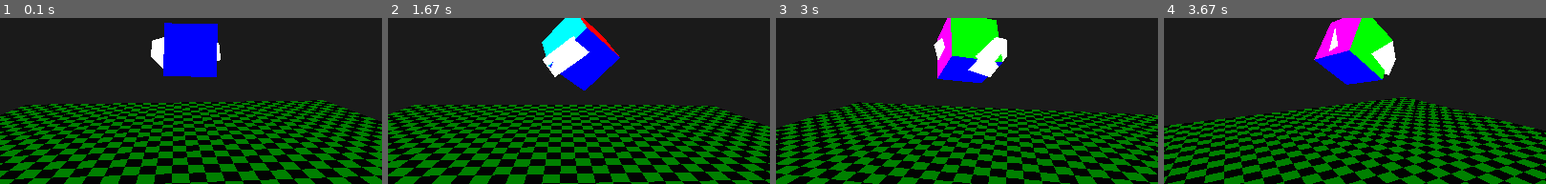
Above: before the commit, frames 1-4 (left to right).
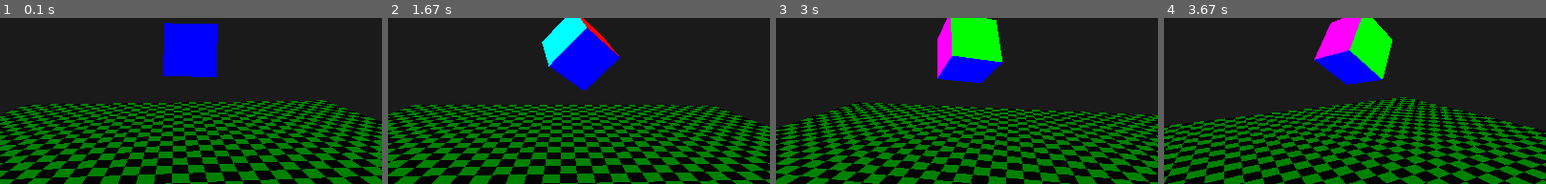
Above: after the commit, the same moments.

Repository: Oshota501/Pygame_Prog
Game: pygame game, started from main.py
Same seed, same stepped clock (60 frames per second), same inputs: the game is played once before the commit and once after it.
Inputs:
- Up to frame 1 (0.1 s): no input
- Up to frame 2 (1.67 s): no input
- Up to frame 3 (3 s): no input
- Up to frame 4 (3.67 s): no input
The pictures show only the part of the screen within x 25-75%, y 5-54%; the shares and areas given below are measured in that part.

The runs differ from the first frame. In frame 1, 0.6% of the frame differs, in the area x 39-58%, y 11-31%; in frame 2, 1.4%; in frame 3, 1.5%, in the area x 41-61%, y 11-36%; in frame 4, 0.9%.

Commit message:
feat : Texture material

Diff:
--- a/PyGame3d/Draw/__init__.py
+++ b/PyGame3d/Draw/__init__.py
@@ -13,7 +13,23 @@
     @abstractmethod
     def get_render_obj (self) -> tuple[moderngl.Context,moderngl.Program] | None :
         pass
-
+class TextureLike (ABC) :
+    @abstractmethod
+    def get (self) -> moderngl.Texture :
+        pass
+    @abstractmethod
+    def use(self,location:int) -> None :
+        pass
+class MaterialLike (ABC) :
+    @abstractmethod
+    def get_textures (self) -> dict[int,TextureLike] :
+        pass
+    @abstractmethod
+    def use (self) -> None :
+        pass
+    @abstractmethod
+    def add_texture (self,texture:TextureLike,location:int,uniform_name:str) :
+        pass
 class MeshLike (ABC) :
     @abstractmethod
     def render (self,transform:Transform, model_matrix=None) -> None:
@@ -21,3 +37,6 @@
     @abstractmethod
     def destroy (self) -> None:
         pass
+    @abstractmethod
+    def get_material (self) -> MaterialLike | None :
+        pass
--- a/PyGame3d/Draw/uvmesh.py
+++ b/PyGame3d/Draw/uvmesh.py
@@ -1,19 +1,139 @@
 import moderngl
+import pygame
+import numpy as np
+
 from PyGame3d.Draw.shader_container import ShaderContainerComponent
 from PyGame3d.Draw.vcolormesh import MeshLike , MeshRender
-from PyGame3d.Draw import MeshLike,MeshRender
-import numpy as np
+from PyGame3d.Draw import MaterialLike, MeshLike,MeshRender, Transform,TextureLike
+
 import PyGame3d.static as static
+import PyGame3d.matrix as matrix
+import PyGame3d.matrix.rotation as rmatrix
+
+
+def load_obj(filename:str) -> np.ndarray:
+    vertices:list[list[float]] = [] # v
+    tex_coords:list[list[float]] = [] # vt
+
+    # 最終的なGPU用の配列 (x, y, z, u, v)
+    final_data :list[float]= []
+
+    with open(filename, 'r') as file:
+        for line in file:
+            parts = line.split()
+            if not parts:
+                continue
+
+            # 頂点座標 (v x y z)
+            if parts[0] == 'v':
+                vertices.append([float(parts[1]), float(parts[2]), float(parts[3])])
+
+            # テクスチャ座標 (vt u v)
+            elif parts[0] == 'vt':
+                # v (縦方向) はOpenGLでは上下逆になることが多いので、1.0 - v したりします
+                # いったんそのまま読みます
+                tex_coords.append([float(parts[1]), float(parts[2])])
+
+            # 面情報 (f v1/vt1/vn1 ...)
+            elif parts[0] == 'f':
+                for i in range(1, 4):
+                    vals = parts[i].split('/')
+                    v_idx = int(vals[0]) - 1
+                    xyz = vertices[v_idx]
+                    if len(vals) > 1 and vals[1] != '':
+                        vt_idx = int(vals[1]) - 1
+                        uv = tex_coords[vt_idx]
+                    else:
+                        uv = [0.0, 0.0] # ダミー
+                    # 配列に追加 [x, y, z, u, v]
+                    final_data.extend(xyz)
+                    final_data.extend(uv)
+
+    return np.array(final_data, dtype='f4')
+
+class UVTexture (TextureLike):
+    ctx : moderngl.Context
+    texture : moderngl.Texture
+    def __init__(self, filepath:str) -> None:
+        if static.context is None :
+            raise ValueError("please execute Application.init()")
+        self.ctx = static.context
+        surface = pygame.image.load(filepath).convert()
+        surface = pygame.transform.flip(surface, False, True)
+        self.texture = self.ctx.texture(
+            size=surface.get_size(),
+            components=3, # RGBなら3, RGBAなら4
+            data=pygame.image.tobytes(surface, 'RGB')
+        )
+        self.texture.filter = (moderngl.LINEAR, moderngl.LINEAR)
+        self.texture.build_mipmaps()
+    def use(self, location):
+        self.texture.use(location=location)
+    def get(self) -> moderngl.Texture:
+        return self.texture
+
+class UVMaterial (MaterialLike):
+    program : moderngl.Program
+    textures : dict[int,TextureLike]
+    def __init__(self):
+        if static.uv_mesh is None :
+            raise ValueError("Please execute Application.init ()")
+        program = static.uv_mesh.get_program()
+        if program is None :
+            raise ValueError("Please execute Application.init ()")
+        self.program = program
+        self.textures = {} # { location_index: TextureObject } の辞書
+
+    def add_texture(self, texture:UVTexture, location:int, uniform_name:str="u_texture"):
+        """
+        テクスチャを登録する
+        texture: Textureインスタンス
+        location: 0, 1, 2...
+        uniform_name: シェーダー内の変数名 ("u_texture" など)
+        """
+        self.textures[location] = texture
+
+        if uniform_name in self.program:
+            self.program[uniform_name] = location
+
+    def use(self):
+        """描画直前に呼ぶ：登録された全テクスチャをバインドする"""
+        for loc, tex in self.textures.items():
+            tex.use(location=loc)
+    def get_textures(self) -> dict[int, TextureLike]:
+        return self.textures
+
 class UVMesh (MeshRender,MeshLike):
     ctx : moderngl.Context
     shader : ShaderContainerComponent
+    material : UVMaterial
     vbo : moderngl.Buffer
     vao : moderngl.VertexArray
-    def __init__(self ,vertices:np.ndarray) -> None:
+    def __init__(self ,material:UVMaterial, mesh_data:np.ndarray=matrix.get_i()) -> None:
         if static.context is None or static.uv_mesh is None :
             raise
         self.ctx = static.context
-        self.shader = static.uv_mesh
-        self.vbo = self.ctx.buffer(vertices.astype('f4').tobytes())
+        self.prog = material.program
+        self.vbo = self.ctx.buffer(mesh_data.astype('f4').tobytes())
         content = [(self.vbo, '3f 2f', 'in_vert', 'in_uv')]
         self.vao = self.ctx.vertex_array(self.shader, content)
+
+    def get_render_obj (self) -> tuple[moderngl.Context,moderngl.Program] | None :
+        pass
+
+    def render (self, transform:Transform,model_matrix:np.ndarray) -> None:
+        self.material.use()
+        self.shader.send_model(
+            position = matrix.create_translation(transform.position.x,transform.position.y,transform.position.z) ,
+            rotation = rmatrix.create(transform.rotation.x,transform.rotation.y,transform.rotation.z) ,
+            scale = matrix.create_scale(transform.scale.x,transform.scale.y,transform.scale.z) ,
+            model_opt = model_matrix
+        )
+        self.vao.render()
+        return
+
+    def destroy (self) -> None:
+        self.vao.release()
+        self.vbo.release()
+    def get_material(self) -> MaterialLike | None:
+        return self.material
--- a/PyGame3d/Draw/vcolormesh.py
+++ b/PyGame3d/Draw/vcolormesh.py
@@ -2,7 +2,7 @@
 import moderngl
 import PyGame3d.matrix as matrix
 import PyGame3d.matrix.rotation as rmatrix
-from PyGame3d.Draw import MeshLike,MeshRender,Transform
+from PyGame3d.Draw import MaterialLike, MeshLike,MeshRender,Transform
 from PyGame3d.Draw.shader_container import ShaderContainerComponent
 import PyGame3d.static as static
 
@@ -27,18 +27,20 @@
             self.vao = self.ctx.vertex_array(program, content)
     def get_render_obj(self) -> ShaderContainerComponent:
         return self.rend
-    def render (self, transform:Transform,model_matrix:np.ndarray|None=None) -> None:
+    def render (self, transform:Transform,model_matrix:np.ndarray=matrix.get_i()) -> None:
         # もし位置や回転の行列が渡されたら、シェーダーに送る
         self.rend.send_model(
             position = matrix.create_translation(transform.position.x,transform.position.y,transform.position.z) ,
             rotation = rmatrix.create(transform.rotation.x,transform.rotation.y,transform.rotation.z) ,
             scale = matrix.create_scale(transform.scale.x,transform.scale.y,transform.scale.z) ,
-            model_opt = matrix.get_i()
+            model_opt = model_matrix
         )
         self.vao.render()
     def destroy (self) -> None:
         self.vao.release()
         self.vbo.release()
+    def get_material(self) -> MaterialLike | None:
+        return None
     @staticmethod
     def get_cube_data(ctx:moderngl.Context,shader:ShaderContainerComponent) -> VertColorMesh:
         vertices = [
--- a/PyGame3d/GameObject/Cube.py
+++ b/PyGame3d/GameObject/Cube.py
@@ -11,14 +11,6 @@
             raise ValueError("まだinitされていないようです")
 
 
-class Sprite3D_obj_format (Sprite3D) :
-    def __init__(self,filename:str) -> None:
-        super().__init__()
-        if static.vert_color_mesh is not None and static.context is not None:
-            self.mesh = VertColorMesh.road_obj(static.context,static.vert_color_mesh,filename)
-        else :
-            raise ValueError("まだinitされていないようです")
-
 class Floor (Sprite3D) :
     mesh : MeshLike | None
     def __init__(self) -> None:
--- /dev/null
+++ b/PyGame3d/GameObject/obj.py
@@ -0,0 +1,21 @@
+from PyGame3d import static
+from PyGame3d.Draw.vcolormesh import VertColorMesh
+from PyGame3d.Draw.uvmesh import UVMesh,UVMaterial,UVTexture
+from PyGame3d.GameObject import Sprite3D
+
+
+class VertexColorMesh_Sprite3D (Sprite3D) :
+    def __init__(self,filename:str) -> None:
+        super().__init__()
+        if static.vert_color_mesh is not None and static.context is not None:
+            self.mesh = VertColorMesh.road_obj(static.context,static.vert_color_mesh,filename)
+        else :
+            raise ValueError("まだinitされていないようです")
+
+class UVColorMesh_Sprite3D (Sprite3D) :
+    def __init__(self,filename:str) -> None:
+        super().__init__()
+        tex_wall = UVTexture("assets/wall.jpg")
+        mat_wall = UVMaterial()
+        mat_wall.add_texture(tex_wall,0)
+        self.mesh = UVMesh(mat_wall)
--- a/PyGame3d/shaderprogram/uvcolor.vert
+++ b/PyGame3d/shaderprogram/uvcolor.vert
@@ -1,4 +1,5 @@
 #version 330
+uniform sampler2D u_texture;
 
 uniform mat4 model_opt;
 uniform mat4 position;
--- a/main.py
+++ b/main.py
@@ -1,5 +1,5 @@
 import PyGame3d
-from PyGame3d.GameObject.Cube import Cube, Floor,Sprite3D_obj_format
+from PyGame3d.GameObject.Cube import Cube, Floor
 from PyGame3d.Scene import Scene,GameScript
 from PyGame3d.vector import Vector3
 import math
@@ -11,18 +11,14 @@
 class GameObject (GameScript) :
     cube :Cube
     angle :float
-    obj :Sprite3D_obj_format
     floor :Floor
     def __init__(self) -> None:
         self.cube = Cube()
         self.angle = 0.0
-        self.obj = Sprite3D_obj_format("./Assets/test.obj")
         self.floor = Floor()
 
     def start(self) -> None:
         game.stage_add_child(self.cube)
-        self.obj.scale *= 0.2
-        game.stage_add_child(self.obj)
         self.floor.position.y = -3
         game.stage_add_child(self.floor)
     def update(self, delta_MS: float) -> None :
Binary file added: Assets/tex.png
